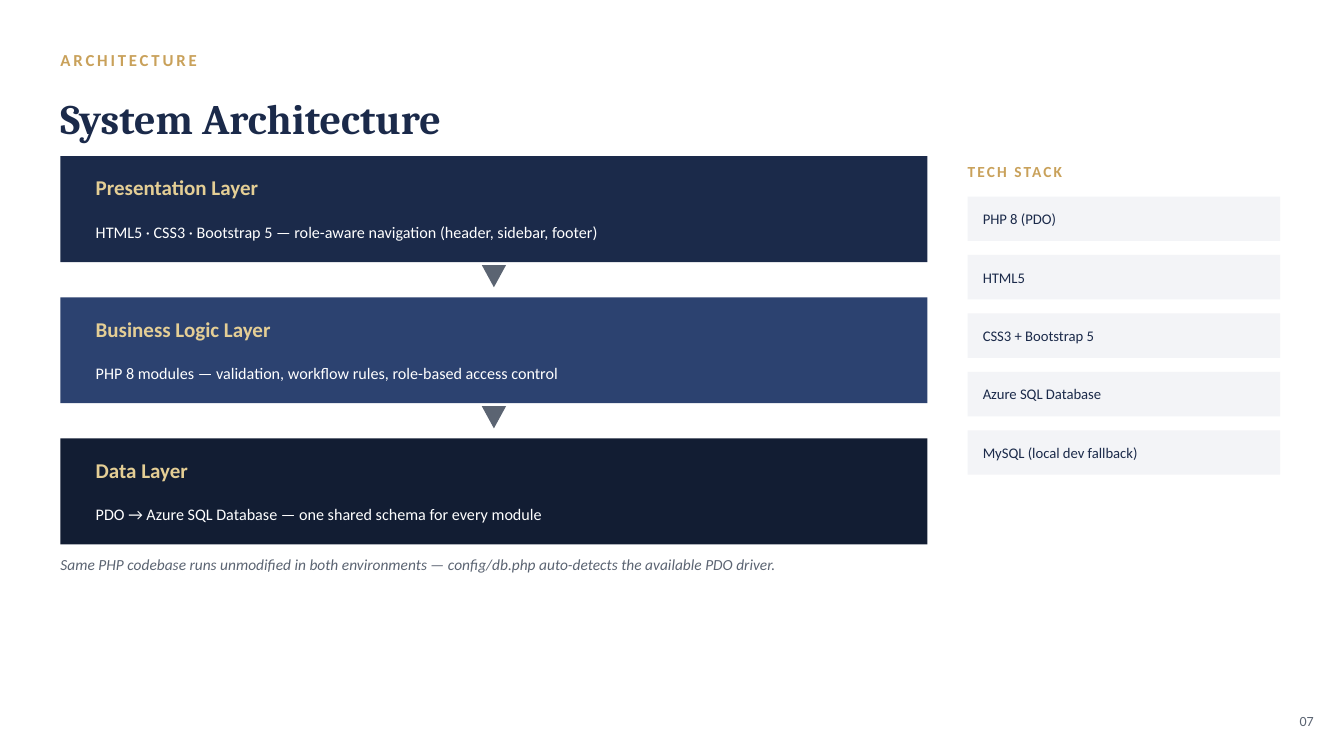
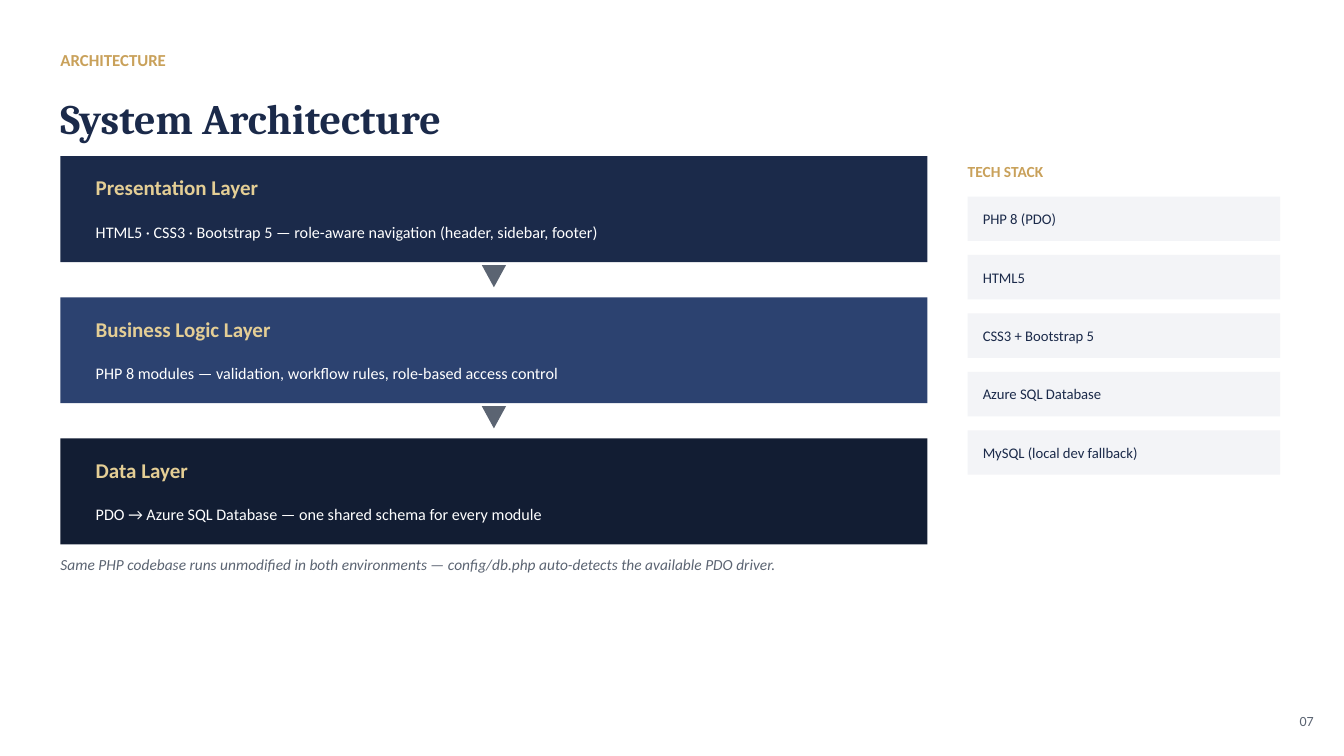
Before and after one commit to angiepiper089/hotelerpf, a slide deck: slide 7 of docs/Grand_Horizon_Hotel_ERP.pptx. Drawn at 1344x756 pixels with LibreOffice and Linux fonts; fonts in the diff are those of the drawing. Boxes give left, top, right and bottom in pixels: in the first picture for what was removed or moved away, otherwise in the second. Text is boxed around its words. In the diff, an @@ line names an element or a change of style, - is before the commit and + after.

```diff
--- a/docs/Grand_Horizon_Hotel_ERP.pptx
+++ b/docs/Grand_Horizon_Hotel_ERP.pptx
@@ text "ARCHITECTURE" at (x1=60, y1=55, x2=165, y2=66): letter spacing 2 to 0 pt @@
@@ text "TECH STACK" at (x1=968, y1=167, x2=1043, y2=177): letter spacing 1.5 to 0 pt @@
```
Also in this commit, not shown: 19 other slides changed, 1 other file.
